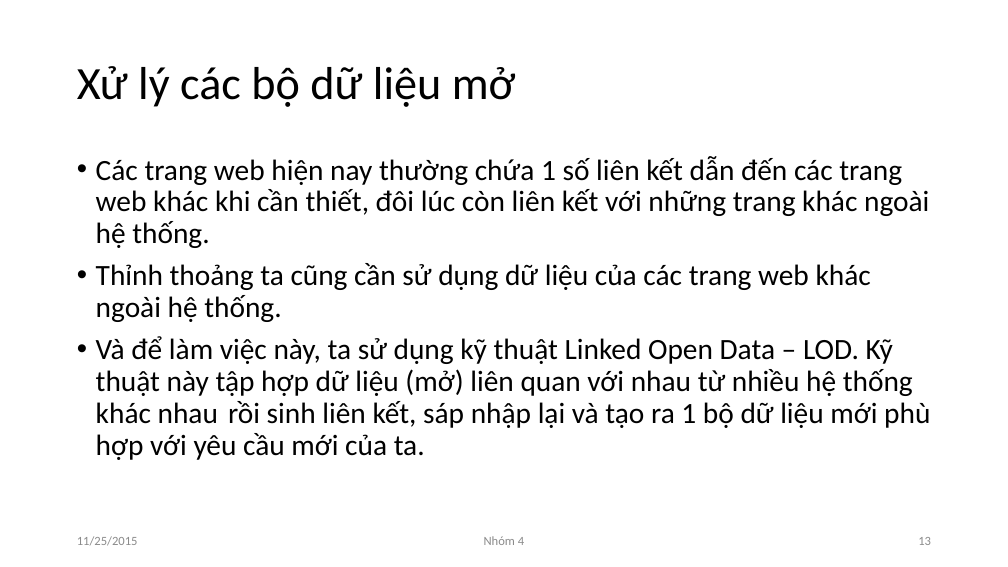
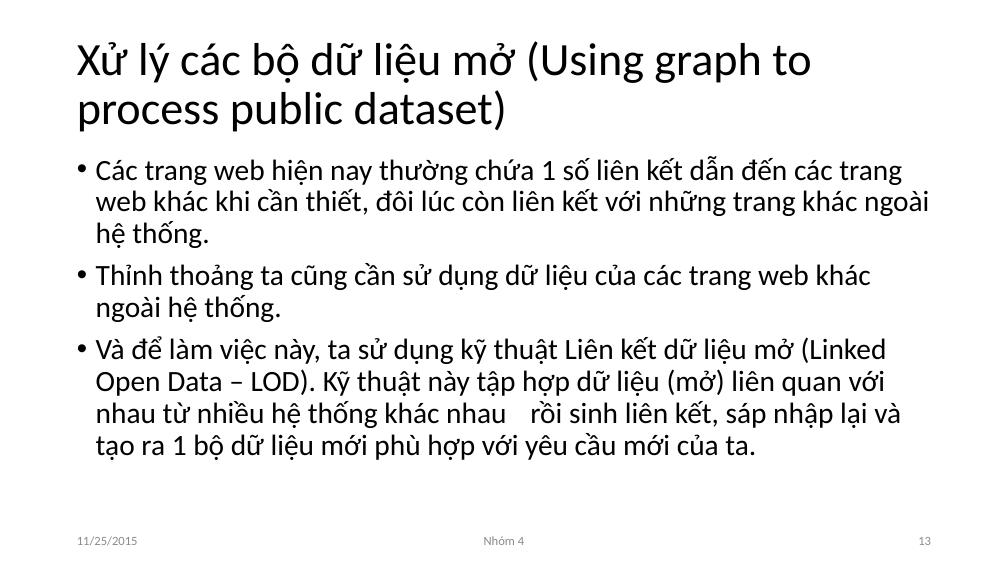
Before and after one commit to NguyenDucHoangLong/Group_4_HTTTHD, a slide deck: slide 13 of Document/Seminar/Slide/N04_SlideThuyetTrinh_v1.pptx. Drawn at 1008x567 pixels with LibreOffice and Linux fonts; fonts in the diff are those of the drawing. Boxes give left, top, right and bottom in pixels: in the first picture for what was removed or moved away, otherwise in the second. Text is boxed around its words. In the diff, an @@ line names an element or a change of style, - is before the commit and + after.

```diff
--- a/Document/Seminar/Slide/N04_SlideThuyetTrinh_v1.pptx
+++ b/Document/Seminar/Slide/N04_SlideThuyetTrinh_v1.pptx
@@ title at [77,41,811,132]: text changed @@
-Xử lý các bộ dữ liệu mở
+Xử lý các bộ dữ liệu mở (Using graph to process public dataset)
@@ text at [96,336,901,460]: text changed @@
-• Và để làm việc này, ta sử dụng kỹ thuật Linked Open Data – LOD. Kỹ thuật này tập hợp dữ liệu (mở) liên quan với nhau từ nhiều hệ thống khác nhau rồi sinh liên kết, sáp nhập lại và tạo ra 1 bộ dữ liệu mới phù hợp với yêu cầu mới của ta.
+• Và để làm việc này, ta sử dụng kỹ thuật Liên kết dữ liệu mở (Linked Open Data – LOD). Kỹ thuật này tập hợp dữ liệu (mở) liên quan với nhau từ nhiều hệ thống khác nhau rồi sinh liên kết, sáp nhập lại và tạo ra 1 bộ dữ liệu mới phù hợp với yêu cầu mới của ta.
```
Also in this commit, not shown: 6 other slides changed.
